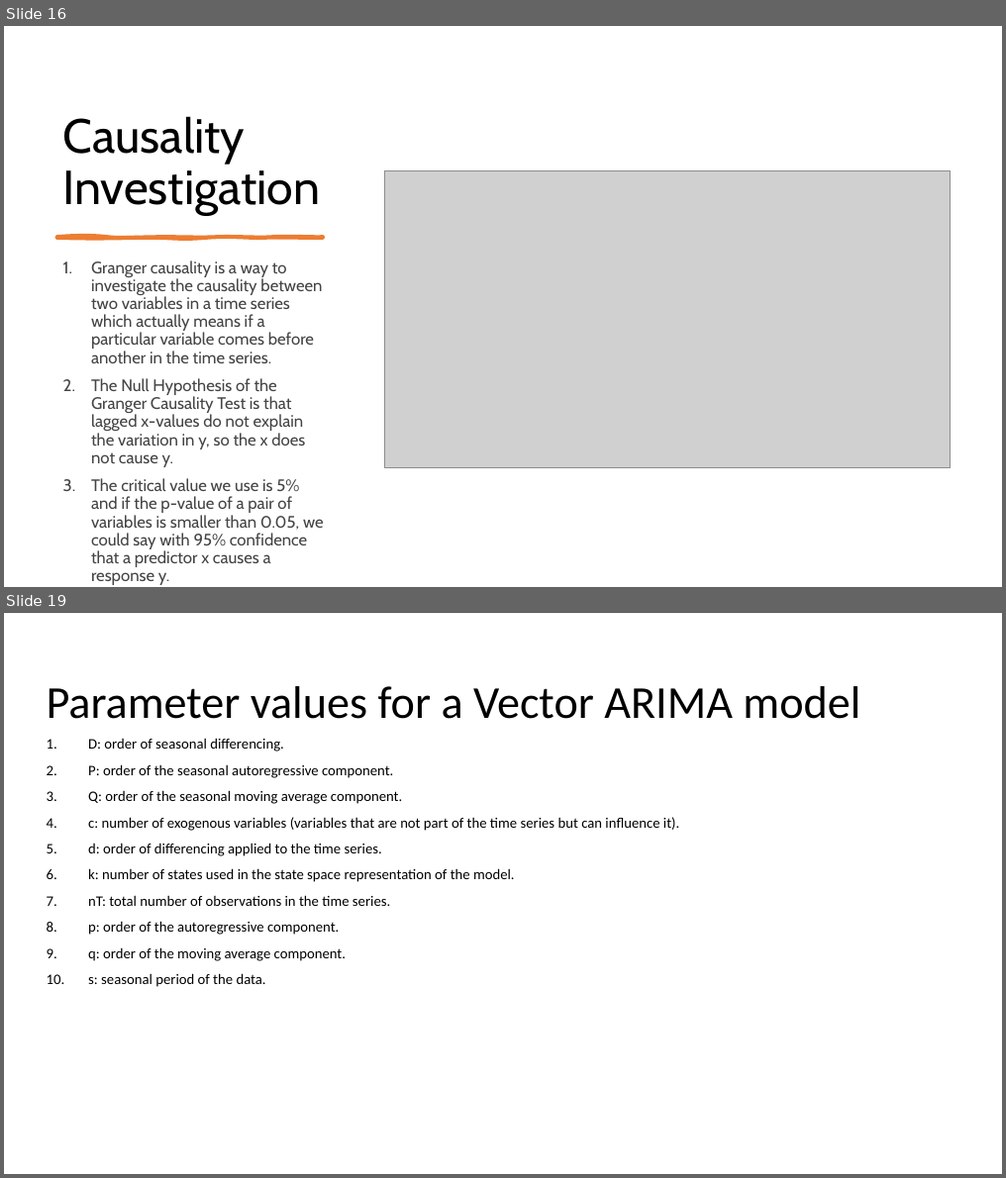
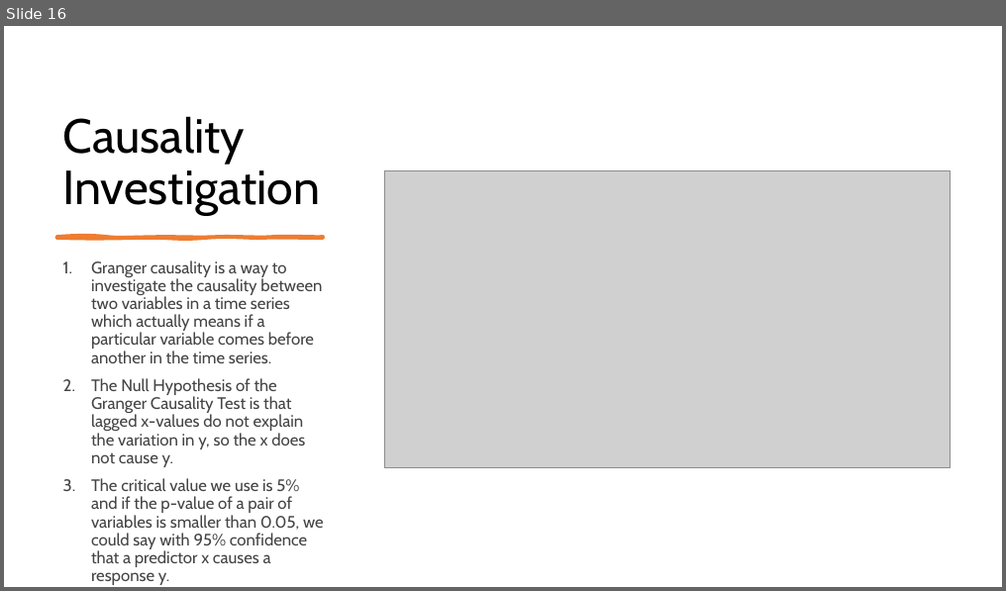
Before and after one commit to raidharmender/MultiVarTSPred, a slide deck: Multivar TS analysis and prediction.pptx. Shown one above the other, each under a label of ours: slides 16 and 19 before the commit, slide 16 after it; the slides between them are not shown. The pictures are 1006x1178 and 1006x591 pixels, drawn with LibreOffice and Linux fonts; fonts in the diff are those of the drawing; grey boxes stand for pictures. Boxes give left, top, right and bottom in pixels: in the first picture for what was removed or moved away, otherwise in the second. Text is boxed around its words. In the diff, an @@ line names an element or a change of style, - is before the commit and + after.

```diff
--- a/Multivar TS analysis and prediction.pptx
+++ b/Multivar TS analysis and prediction.pptx
@@ slide 19 removed at (x1=4, y1=613, x2=1002, y2=1174), background #FFFFFF @@
@@ text removed at (x1=47, y1=686, x2=860, y2=719) @@
-Parameter values for a Vector ARIMA model
@@ text removed at (x1=88, y1=738, x2=679, y2=987) @@
-1. D: order of seasonal differencing.
-2. P: order of the seasonal autoregressive component.
-3. Q: order of the seasonal moving average component.
-4. c: number of exogenous variables (variables that are not part of the time series but can influence it).
-5. d: order of differencing applied to the time series.
-6. k: number of states used in the state space representation of the model.
-7. nT: total number of observations in the time series.
-8. p: order of the autoregressive component.
-9. q: order of the moving average component.
-10. s: seasonal period of the data.
```
Also in this commit, not shown: 5 slides changed, 3 slides added, 9 other slides removed.
